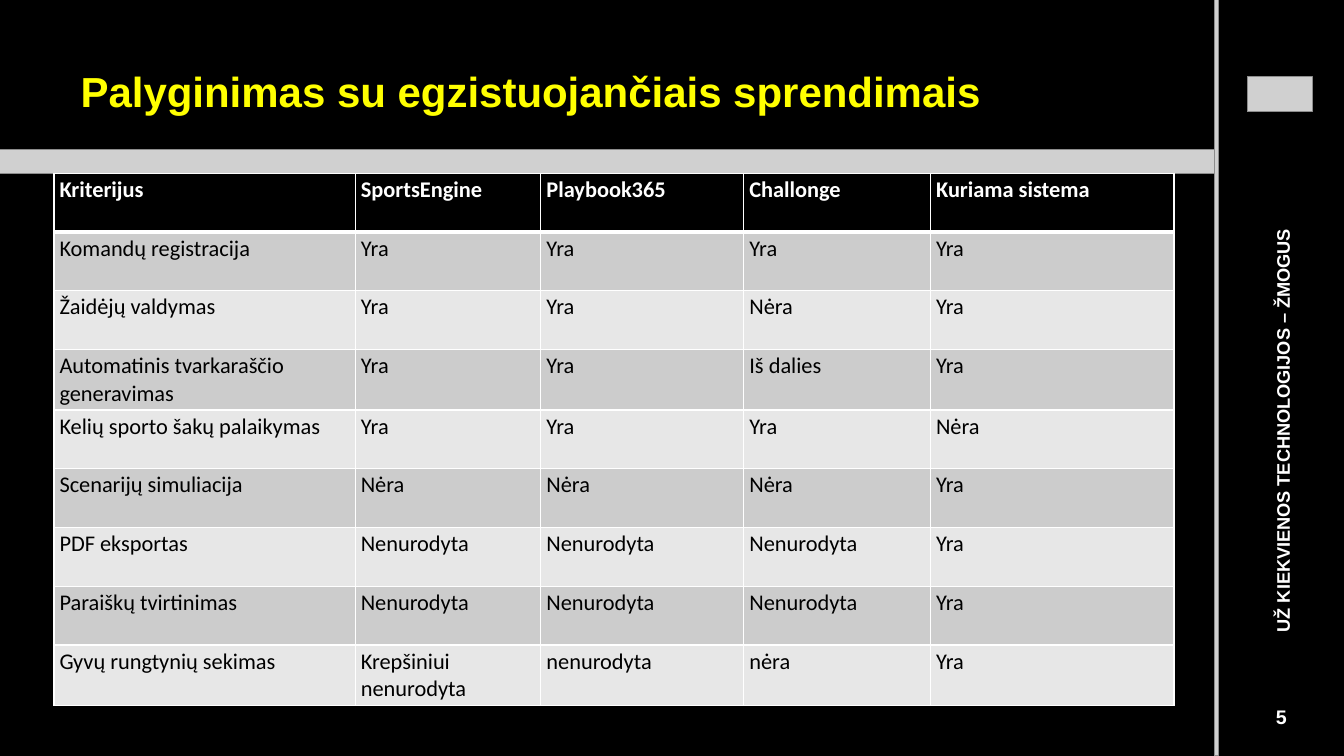
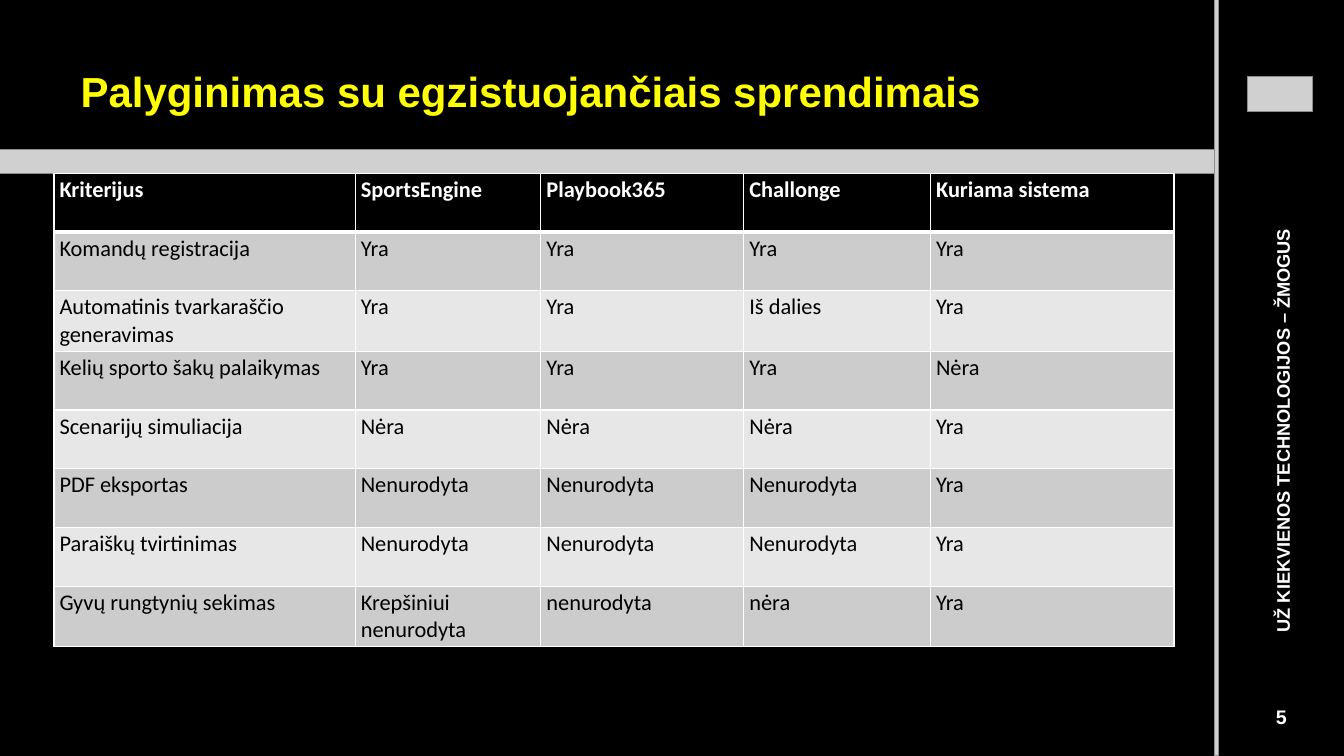
Before and after one commit to kalbaca12/Tournament, a slide deck: slide 5 of SKAIDRES_bendros_sablonas-LT_Arial_su_projekto_skaidremis_v3.pptx. Drawn at 1344x756 pixels with LibreOffice and Linux fonts; fonts in the diff are those of the drawing; grey boxes stand for pictures. Boxes give left, top, right and bottom in pixels: in the first picture for what was removed or moved away, otherwise in the second. Text is boxed around its words. In the diff, an @@ line names an element or a change of style, - is before the commit and + after.

```diff
--- a/SKAIDRES_bendros_sablonas-LT_Arial_su_projekto_skaidremis_v3.pptx
+++ b/SKAIDRES_bendros_sablonas-LT_Arial_su_projekto_skaidremis_v3.pptx
@@ table at (53, 173, 1174, 645) @@
-row 3: Žaidėjų valdymas | Yra | Yra | Nėra | Yra
```
Also in this commit, not shown: 4 other slides changed, 1 slide added.
